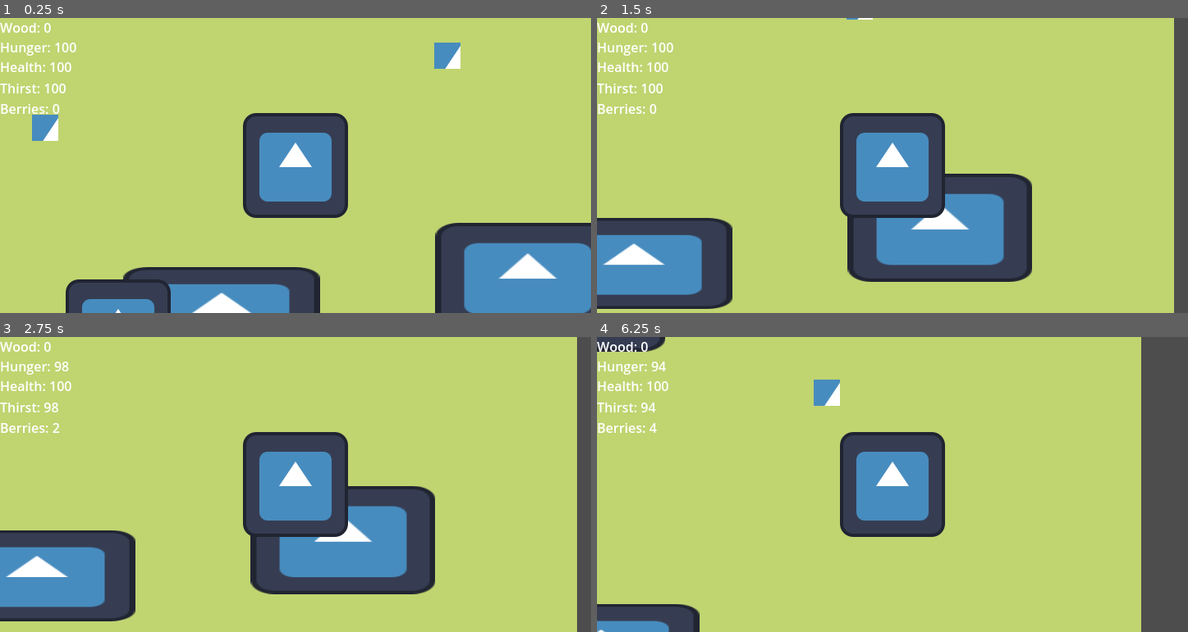
Above: before the commit, frames 1-4 (two rows, left to right).
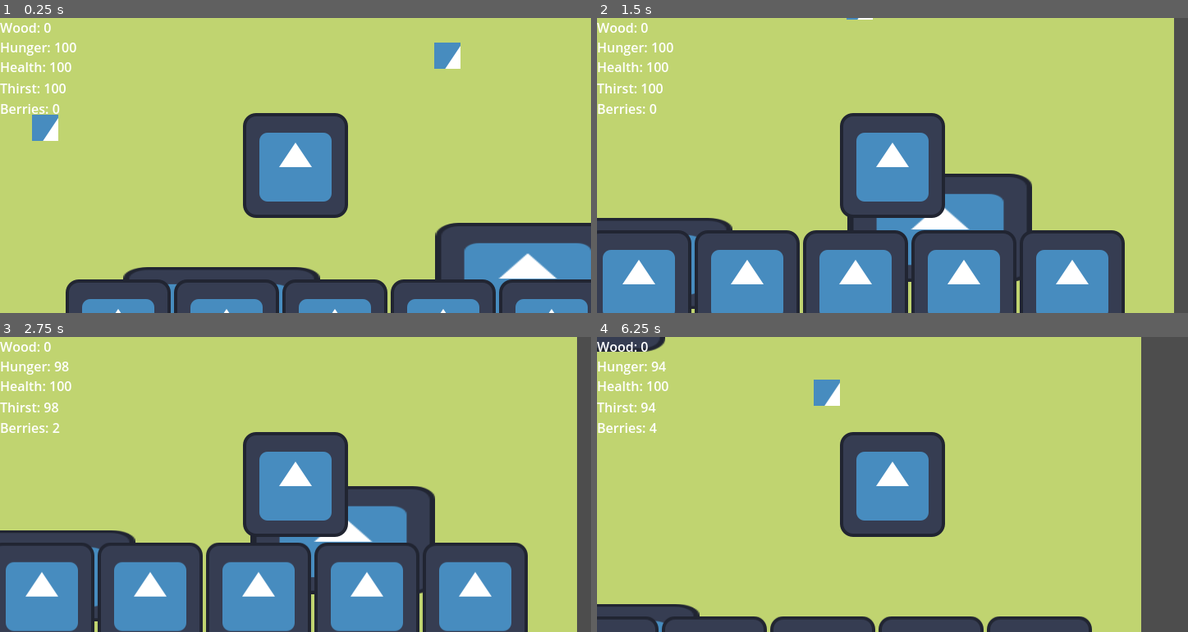
Above: after the commit, the same moments.

Repository: 7riciu/survival-game
Game: Godot game, scene res://scenes/game.tscn
Two runs of this game, one before a commit and one after it. Both use one fixed random seed, a clock stepped at 60 frames per second and the inputs below. The engine's default icon, where the game draws it, is replaced by a stand-in: a white triangle on a blue panel in a dark square.
Inputs (mouse positions are in pixels of both pictures, inside the frame that each line leads up to):
- Up to frame 1 (0.25 s): no input
- Up to frame 2 (1.5 s): tap Enter at 0.5 s; move the mouse to (1022, 150) at 0.52 s; hold Right (right) 0.53-1.28 s; tap E (e) at 0.6 s; click (1022, 150) at 0.67 s; move the mouse to (774, 180) at 1.27 s; hold Down (down) from 1.28 s (still down); click (774, 180) at 1.35 s
- Up to frame 3 (2.75 s): tap E (e) at 1.55 s; release Down (down) at 2 s; click (41, 593) at 2.02 s
- Up to frame 4 (6.25 s): tap Space at 2.75 s; move the mouse to (951, 419) at 2.77 s; hold Right (right) 2.78-3.53 s; tap E (e) at 2.85, 3.8, 4.55, 5.1, 6.05 s; click (951, 419) at 2.92 s; move the mouse to (862, 543) at 3.52 s; hold Up (up) 3.53-4.28 s; tap Alt at 3.6 s; click (862, 543) at 3.67 s; move the mouse to (1069, 528) at 4.27 s; hold Left (left) 4.28-5.78 s; tap Shift at 4.35 s; click (1069, 528) at 4.42 s; move the mouse to (715, 440) at 5.02 s; click (715, 440) at 5.17 s; tap Enter at 5.75 s; move the mouse to (922, 484) at 5.77 s; hold Down (down) from 5.78 s (still down); click (922, 484) at 5.85 s

The runs differ from the first frame. In frame 1, 6.2% of the frame differs, in the area x 29-100%, y 88-100%; in frame 2, 21%; in frame 3, 23%, in the area x 0-90%, y 69-100%; in frame 4, 3.9%.
Error before the commit: Parse Error: Variable "amount" has the same name as a previously declared variable. (res://scripts/inventory_item.gd:12)

Commit message:
Fixed some bugs in the inventory system. Now the slots display on the screen

Diff:
--- a/scenes/inventory.tscn
+++ b/scenes/inventory.tscn
@@ -1,7 +1,6 @@
-[gd_scene load_steps=4 format=3 uid="uid://cg8nq1md32ss0"]
+[gd_scene load_steps=3 format=3 uid="uid://cg8nq1md32ss0"]
 
 [ext_resource type="Script" uid="uid://n1qfr28ylfdn" path="res://scripts/inventory.gd" id="1_qw0r6"]
-[ext_resource type="PackedScene" uid="uid://bj2p1os01wp66" path="res://scenes/inventory_slot.tscn" id="2_ty45s"]
 [ext_resource type="PackedScene" uid="uid://c6d1mysp15y1y" path="res://scenes/tooltip.tscn" id="3_53g1v"]
 
 [node name="Control" type="Control"]
@@ -16,8 +15,7 @@
 offset_right = 40.0
 offset_bottom = 40.0
 
-[node name="CenterContainer" parent="GridContainer" instance=ExtResource("2_ty45s")]
-layout_mode = 2
-
-[node name="Tooltip" parent="GridContainer" instance=ExtResource("3_53g1v")]
-layout_mode = 2
+[node name="Tooltip" parent="." instance=ExtResource("3_53g1v")]
+layout_mode = 0
+offset_right = 0.0
+offset_bottom = 0.0
--- a/scripts/inventory.gd
+++ b/scripts/inventory.gd
@@ -7,11 +7,10 @@
 var cols: int = 6
 
 @onready var inventory_grid: GridContainer = $GridContainer
+@onready var tooltip: Tooltip = $Tooltip
 
 var inventory_slot_scene: PackedScene = preload("res://scenes/inventory_slot.tscn")
 var slots: Array[InventorySlot] = []
-
-var tooltip: Tooltip
 
 static var selected_item: InventoryItem = null
 
--- a/scripts/inventory_item.gd
+++ b/scripts/inventory_item.gd
@@ -1,15 +1,13 @@
 extends Control
 class_name InventoryItem
 
-var amount: int = 0
-
-var sprite: Sprite2D = $Sprite2D
-var label: Label = $Label
+@onready var sprite: Sprite2D = $Sprite2D
+@onready var label: Label = $Label
 
 var item_name: String
 var icon: Texture2D
 var is_stackable: bool = true
-var amount: int = 1
+var amount: int = 0
 
 func set_data(_name: String, _icon: Texture2D, _is_stackable: bool, _amount: int):
 	name = _name
@@ -18,10 +16,9 @@
 	amount = _amount
 
 func _process(_delta: float) -> void:
-	self.sprite.texture = self.icon
-	self.set_sprite_size_to(sprite, Vector2(42, 42))
+	sprite.texture = icon
 	if is_stackable:
-		self.label.text = str(self.amount)
+		label.text = str(amount)
 	else:
 		label.visible = false
 
@@ -31,5 +28,5 @@
 	sprite.scale = scale_factor
 
 func fade():
-	self.sprite.modulate = Color(1, 1, 1, 0.4)
-	self.label.modulate = Color(1, 1, 1, 0.4)
+	sprite.modulate = Color(1, 1, 1, 0.4)
+	label.modulate = Color(1, 1, 1, 0.4)
--- a/scripts/inventory_slot.gd
+++ b/scripts/inventory_slot.gd
@@ -24,7 +24,7 @@
 			and new_item.amount >= self.hint_item.amount
 		)
 	else:
-		return new_item.item_name == self.hint_item.item_nme
+		return new_item.item_name == self.hint_item.item_name
 
 func set_item_hint(new_item_hint: InventoryItem):
 	if self.hint_item:
@@ -47,7 +47,7 @@
 
 func _on_texture_button_gui_input(event):
 	if event is InputEventMouseButton and event.pressed:
-		if event.button_text == MOUSE_BUTTON_LEFT:
+		if event.button_index == MOUSE_BUTTON_LEFT:
 			slot_input.emit(
 				self, InventorySlotAction.SELECT
 			)
